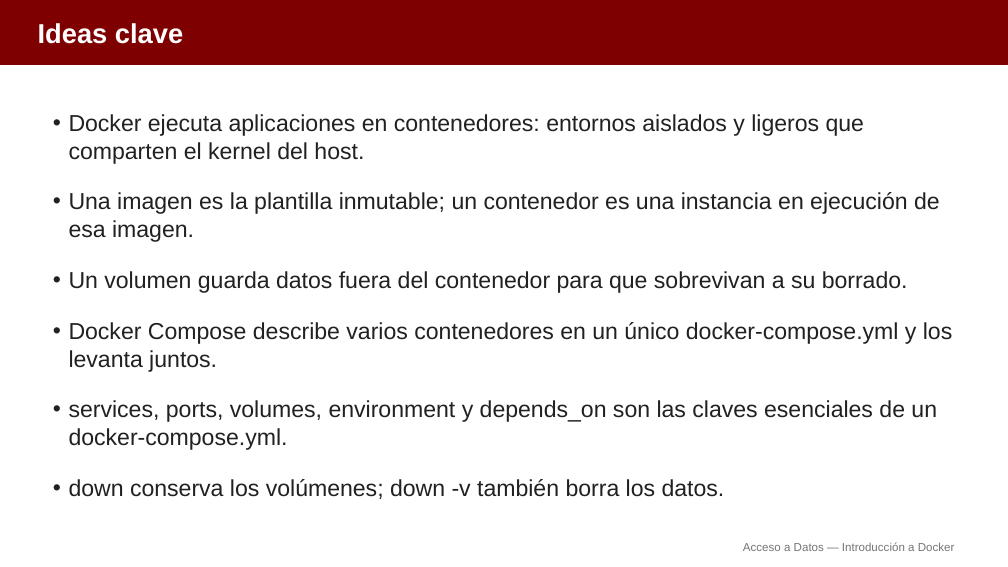
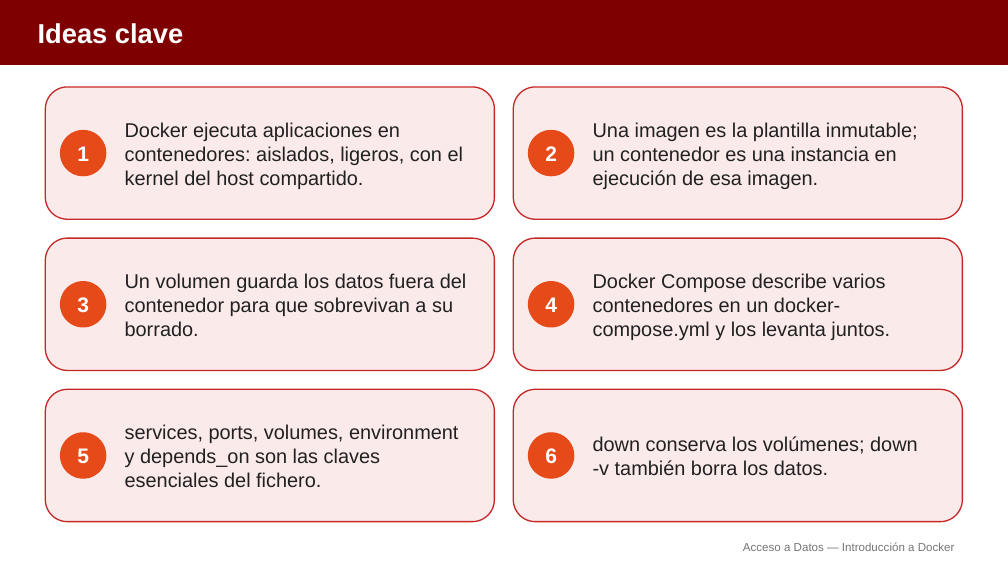
Before and after one commit to aitorventura/acceso-a-datos, a slide deck: slide 15 of docs/tema0/diapositivas/introduccion-docker.pptx (slide 20 before the commit). Drawn at 1008x567 pixels with LibreOffice and Linux fonts; fonts in the diff are those of the drawing. Boxes give left, top, right and bottom in pixels: in the first picture for what was removed or moved away, otherwise in the second. Text is boxed around its words. In the diff, an @@ line names an element or a change of style, - is before the commit and + after.

Commit message:
Añade infografías a Docker y Dev Containers (Tema 0)
Incorpora 12 infografías en los apartados de Introducción a Docker y
Dev Containers, y reorganiza las diapositivas correspondientes:
menos diapositivas, con más apoyo visual.

```diff
--- a/docs/tema0/diapositivas/introduccion-docker.pptx
+++ b/docs/tema0/diapositivas/introduccion-docker.pptx
@@ rounded rectangle added at [45,87,495,219], fill #FBEAEA, outline #C62828 1.25 pt @@
@@ rounded rectangle added at [513,87,963,219], fill #FBEAEA, outline #C62828 1.25 pt @@
@@ text removed at [69,114,952,499] @@
-• Docker ejecuta aplicaciones en contenedores: entornos aislados y ligeros que comparten el kernel del host.
-• Una imagen es la plantilla inmutable; un contenedor es una instancia en ejecución de esa imagen.
-• Un volumen guarda datos fuera del contenedor para que sobrevivan a su borrado.
-• Docker Compose describe varios contenedores en un único docker-compose.yml y los levanta juntos.
-• services, ports, volumes, environment y depends_on son las claves esenciales de un docker-compose.yml.
-• down conserva los volúmenes; down -v también borra los datos.
@@ ellipse added at [60,131,106,176], fill #E64A19, outline #E64A19 1 pt @@
@@ text added at [77,146,89,161], 20 pt, text #FFFFFF, bold @@
+1
@@ text added at [125,122,463,189], 19 pt, text #212121 @@
+Docker ejecuta aplicaciones en contenedores: aislados, ligeros, con el kernel del host compartido.
@@ ellipse added at [529,131,574,176], fill #E64A19, outline #E64A19 1 pt @@
@@ text added at [545,146,557,161], 20 pt, text #FFFFFF, bold @@
+2
@@ text added at [593,122,918,189], 19 pt, text #212121 @@
+Una imagen es la plantilla inmutable; un contenedor es una instancia en ejecución de esa imagen.
@@ rounded rectangle added at [45,238,495,371], fill #FBEAEA, outline #C62828 1.25 pt @@
@@ rounded rectangle added at [513,238,963,371], fill #FBEAEA, outline #C62828 1.25 pt @@
@@ ellipse added at [60,282,106,327], fill #E64A19, outline #E64A19 1 pt @@
@@ text added at [77,297,89,313], 20 pt, text #FFFFFF, bold @@
+3
@@ text added at [125,273,467,337], 19 pt, text #212121 @@
+Un volumen guarda los datos fuera del contenedor para que sobrevivan a su borrado.
@@ ellipse added at [529,282,574,327], fill #E64A19, outline #E64A19 1 pt @@
@@ text added at [545,297,557,312], 20 pt, text #FFFFFF, bold @@
+4
@@ text added at [593,273,890,340], 19 pt, text #212121 @@
+Docker Compose describe varios contenedores en un docker-compose.yml y los levanta juntos.
@@ rounded rectangle added at [45,389,495,522], fill #FBEAEA, outline #C62828 1.25 pt @@
@@ rounded rectangle added at [513,389,963,522], fill #FBEAEA, outline #C62828 1.25 pt @@
@@ ellipse added at [60,433,106,478], fill #E64A19, outline #E64A19 1 pt @@
@@ text added at [77,448,89,463], 20 pt, text #FFFFFF, bold @@
+5
@@ text added at [125,424,459,487], 19 pt, text #212121 @@
+services, ports, volumes, environment y depends_on son las claves esenciales del fichero.
@@ ellipse added at [529,433,574,478], fill #E64A19, outline #E64A19 1 pt @@
@@ text added at [545,448,557,464], 20 pt, text #FFFFFF, bold @@
+6
@@ text added at [593,436,918,476], 19 pt, text #212121 @@
+down conserva los volúmenes; down -v también borra los datos.
```
Also in this commit, not shown: 11 other slides changed, 1 slide added, 6 slides removed, 17 other files.
